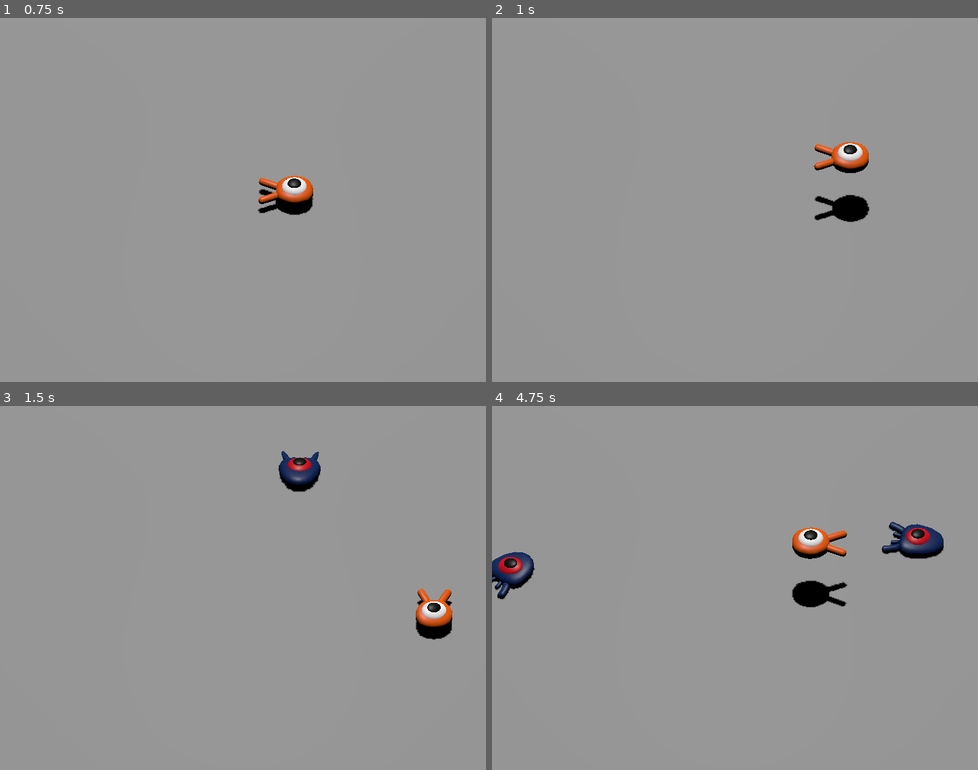
Above: before the commit, frames 1-4 (two rows, left to right).
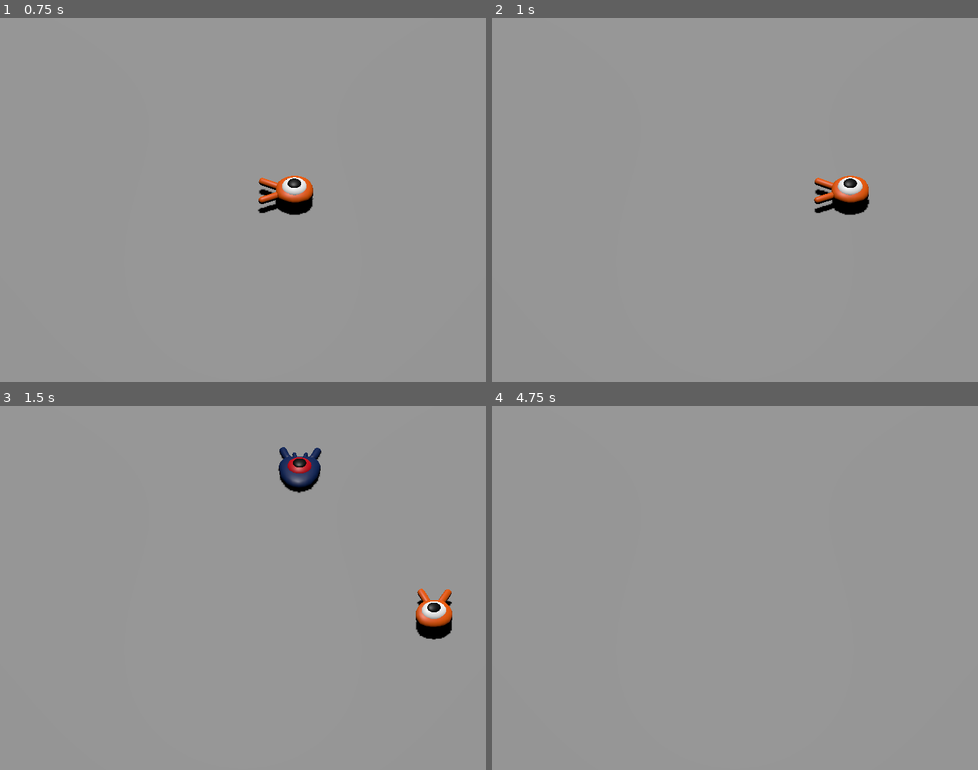
Above: after the commit, the same moments.

Repository: Kixir-R/3D
Game: Godot game, scene res://scenes/main.tscn
Same seed, same stepped clock (60 frames per second), same inputs: the game is played once before the commit and once after it.
Inputs:
- Up to frame 1 (0.75 s): tap Enter at 0.5 s; hold D (Right) from 0.53 s (still down)
- Up to frame 2 (1 s): keep holding D (Right); tap Space (Jump) at 0.77 s
- Up to frame 3 (1.5 s): release D (Right) at 1.28 s; hold S (Backward) from 1.28 s (still down)
- Up to frame 4 (4.75 s): tap Space (Jump) at 1.52, 3.02, 3.77, 4.52 s; release S (Backward) at 2.03 s; hold D (Right) 2.03-2.78 s; hold W (Forward) 2.78-3.53 s; hold A (Left) from 3.53 s (still down)

Frame 1 is identical in both runs. In frame 2, 1.6% of the frame differs, in the area x 66-78%, y 34-57%; in frame 3, 0.3%; in frame 4, 3.0%, in the area x 0-93%, y 31-56%.
Error after the commit: Invalid access to property or key 'position' on a base object of type 'null instance'. (res://scripts/main.gd:23)

Commit message:
15.3
15:03

Diff:
--- a/scenes/main.tscn
+++ b/scenes/main.tscn
@@ -86,7 +86,7 @@
 curve = SubResource("Curve3D_o6xl0")
 
 [node name="SpawnLocation" type="PathFollow3D" parent="SpawnPath" unique_id=1505561389]
-transform = Transform3D(0.00225718, 0, -0.99999636, 0, 1, 0, 0.99999636, 0, 0.00225718, -15.2585745, 0, -15.518831)
+transform = Transform3D(0.0022571788, 0, -0.9999959, 0, 1, 0, 0.9999959, 0, 0.0022571788, -15.2585745, 0, -15.518831)
 
 [node name="MobTimer" type="Timer" parent="." unique_id=341904534]
 wait_time = 0.5
--- a/scenes/player.tscn
+++ b/scenes/player.tscn
@@ -23,7 +23,12 @@
 shape = SubResource("SphereShape3D_dqkch")
 
 [node name="MobDetector" type="Area3D" parent="." unique_id=106811478]
+collision_layer = 0
+collision_mask = 2
+monitorable = false
 
 [node name="CollisionShape3D" type="CollisionShape3D" parent="MobDetector" unique_id=1122911521]
 transform = Transform3D(1, 0, 0, 0, 1, 0, 0, 0, 1, 0, 0.36080933, 0)
 shape = SubResource("CylinderShape3D_g2els")
+
+[connection signal="body_entered" from="MobDetector" to="." method="_on_mob_detector_body_entered"]
--- a/scripts/player.gd
+++ b/scripts/player.gd
@@ -5,7 +5,8 @@
 @export var fall_acceleration = 75
 @export var jump_impulse = 20
 @export var bounce_impulse = 16
-
+#Emitida cuando el jugador es golpeado por el enemigo
+signal hit
 var target_velocity = Vector3.ZERO
 func _physics_process(delta: float):
 # creamos una variable local para almacenar la dirección de entrada
@@ -57,6 +58,13 @@
 				break
 	move_and_slide()
 
+func die():
+	hit.emit()
+	queue_free()
 # Saltar solo si el jugador está en el suelo y se presiona "jump"
 	if is_on_floor() and Input.is_action_just_pressed("Jump"):
 		target_velocity.y = jump_impulse
+
+
+func _on_mob_detector_body_entered(body: Node3D) -> void:
+	die()
